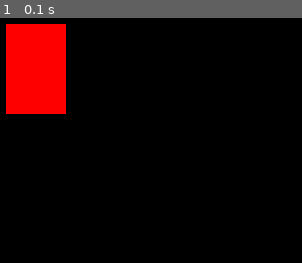
Above: before the commit, frame 1.
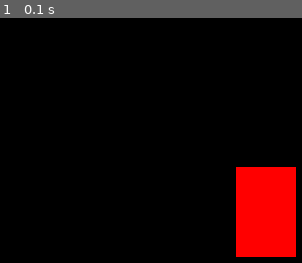
Above: after the commit, the same moment.

Repository: eduardoluis11/final-project-cs50-python
Game: pygame game, started from final-project.py
The game is run twice, just before and just after one commit, with the same random seed, the same clock (stepped at 60 frames per second) and the same inputs.
Inputs:
- Up to frame 1 (0.1 s): no input

The runs differ from the first frame. In frame 1, 15% of the frame differs, in the area x 1-99%, y 2-98%.

Commit message:
Updated final-project.py
I'm rendering the enemy at both the vertical and horizontal center of the screen. I'm doing that by rendering the enemy's position as a rectangle instead of manually assigning an X and Y coordinates directly to the surface.

Diff:
--- a/final-project.py
+++ b/final-project.py
@@ -55,16 +55,26 @@
 it's a good idea to transform the surface into a rectangle, and THEN render the rectangle to render the sprite
 (source: https://youtu.be/AY9MnQ4x3zk?si=PXioHwUA3M8AuL7S) .
 
-Now, I need to render the enemy as a rectangle, NOT AS A SURFACE.
+Now, I need to render the enemy as a rectangle, NOT AS A SURFACE. To convert a surface into a rectangle, I need
+to use get_rect() (source: Clear Code on YouTube at https://youtu.be/AY9MnQ4x3zk?si=aWRIhi1cXXQjBg8O&t=3360).
+
+The enemy will be either at “midtop” or at the “center” (source of the rectangle’s different values and what they do:
+https://youtu.be/AY9MnQ4x3zk?si=MsnmA5-iJE5U5uHq&t=3205 ). I want to use a tuple as a value for the location of the
+enemy sprite.
 
 Then, I will need to re-position the enemy to the center of the screen (such as by using “top”, and then dividing by 2
-the width of the game’s window, which in this case would be 720 / 2).
+the width of the game’s window, which in this case would be 720 / 2). If I want to place the enemy's sprite on both
+the vertical and the horizontal center off the screen, I would have to divide 720 by 2, and 576 by 2. That would be
+360 and 288, respectively.
 
 REMEMBER THAT I NEED TO USE AT LEAST 3 FUNCTIONS to pass this final project! Look at Clear Code’s 4-hour long tutorial,
 since he made some functions towards the last 3rd of the video.
 
 ALSO remember that I need to create some unit tests to test my game to pass the final project!
 
+I will add a convert() call after loading every sprite as a surface to load the sprites as efficiently and optimized
+as possible in the game. Also, if I use PNG files, which will have a transparent background, I need to use
+"convert_alpha", NOT "convert" alone (source: https://youtu.be/AY9MnQ4x3zk?si=NkKrtiIpKEUUDDvg&t=3256).
 """
 
 import pygame
@@ -85,8 +95,10 @@
 # This loads the enemy sprite, but doesn't render it yet (source:
 # https://youtu.be/AY9MnQ4x3zk?si=2sgfMIq-zyCv-eHx&t=2645).
 # EDIT LATER, since it's using a PLACEHOLDER sprite.
-enemy_surface = pygame.image.load('assets/images/sprites/red-rectangle-enemy-placeholder.png')
+enemy_surface = pygame.image.load('assets/images/sprites/red-rectangle-enemy-placeholder.png').convert_alpha()
 
+# This creates a rectangle for the enemy sprite's surface. I will place it around the center of the screen.
+enemy_rectangle = enemy_surface.get_rect(center=(360, 288))
 
 while True:  # Infinite loop that will pretty much make the entire game run
 
@@ -102,9 +114,8 @@
 
     # This renders the sprites
 
-    # This renders the enemy's sprite.
-    # I NEED TO FIX THE POSITION LATER, AND use a "rectangle" instead of rendering the "surface".
-    game_window.blit(enemy_surface, (100, 100))
+    # This renders the enemy's sprite. The position will be rendered with a rectangle.
+    game_window.blit(enemy_surface, enemy_rectangle)
 
     # This should render the game's window, and every sprite
     pygame.display.update()
